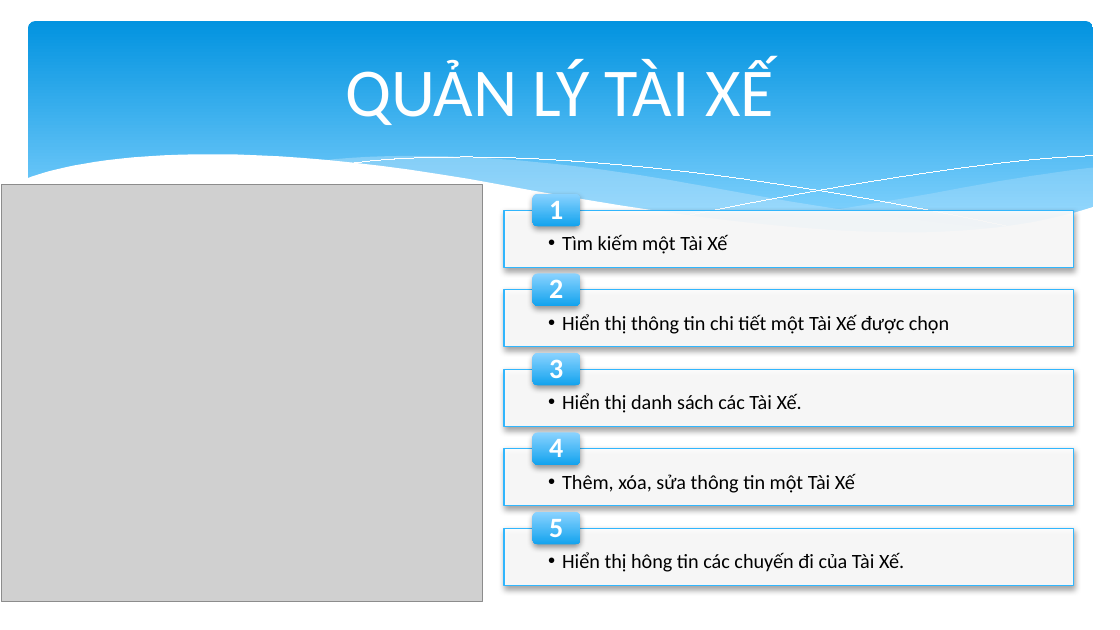
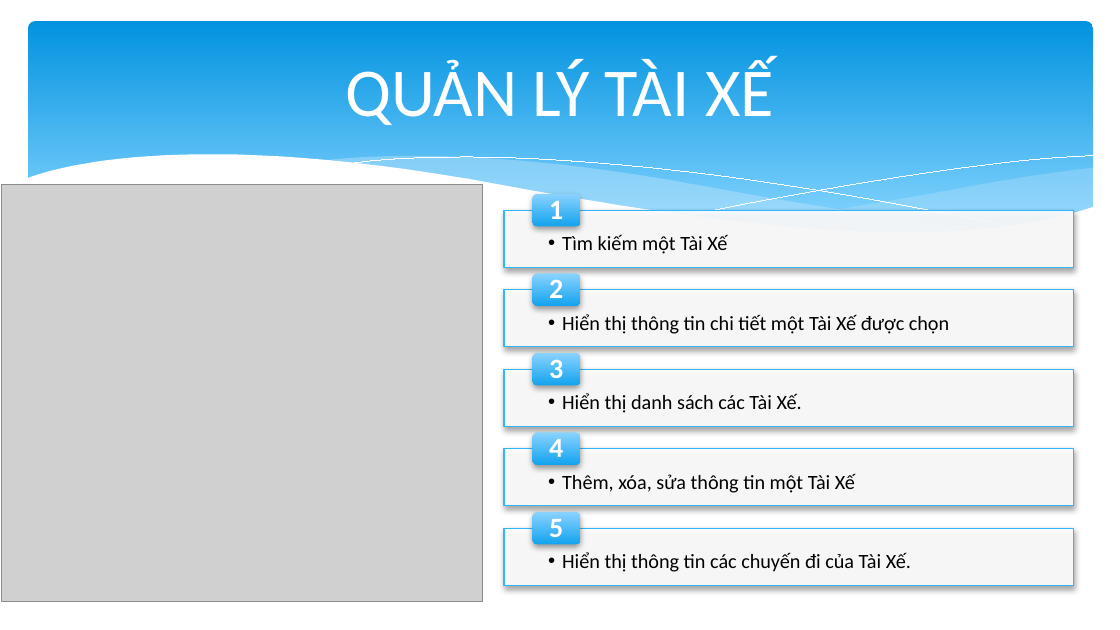
Before and after one commit to quoctrungdh/TaxiApp, a slide deck: slide 18 of BaoCao.pptx. Drawn at 1120x630 pixels with LibreOffice and Linux fonts; fonts in the diff are those of the drawing; grey boxes stand for pictures. Boxes give left, top, right and bottom in pixels: in the first picture for what was removed or moved away, otherwise in the second. Text is boxed around its words. In the diff, an @@ line names an element or a change of style, - is before the commit and + after.

```diff
--- a/BaoCao.pptx
+++ b/BaoCao.pptx
@@ text at box(562, 552, 911, 572): text changed @@
-  •• Hiển thị hông tin các chuyến đi của Tài Xế.
+  •• Hiển thị thông tin các chuyến đi của Tài Xế.
```
Also in this commit, not shown: 2 other slides changed.
